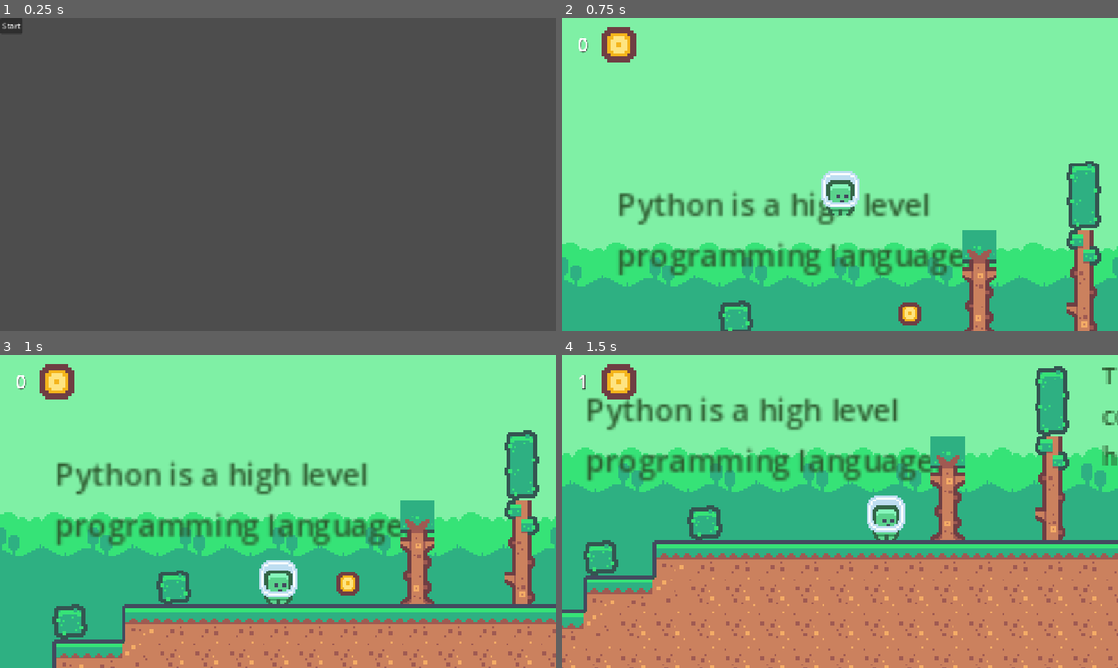
Above: before the commit, frames 1-4 (two rows, left to right).
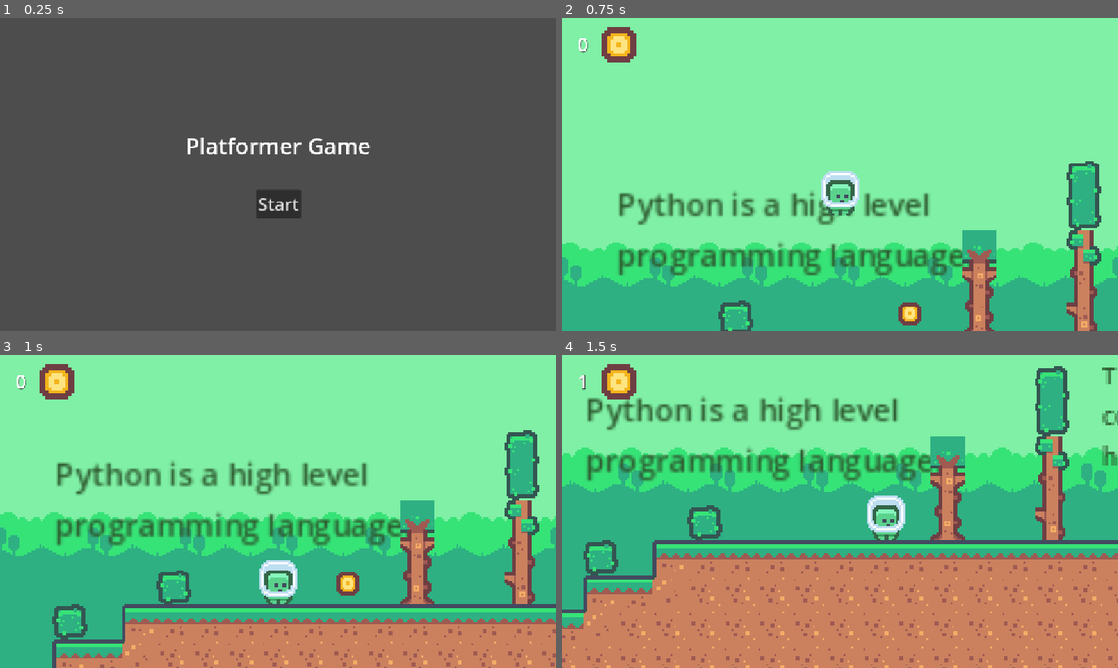
Above: after the commit, the same moments.

Repository: MAL-11DGT-2025/92005-sprint-1-Dekoder-py-school
Game: Godot game, scene res://scenes/start_menu.tscn
Two runs of this game, one before a commit and one after it. Both use one fixed random seed, a clock stepped at 60 frames per second and the inputs below. Sound files missing from this copy of the repository are replaced by a short silence.
Inputs:
- Up to frame 1 (0.25 s): no input
- Up to frame 2 (0.75 s): click "Start" at 0.5 s
- Up to frame 3 (1 s): no input
- Up to frame 4 (1.5 s): hold D (right) from 1.28 s (still down)

The runs differ from the first frame. In frame 1, 1.5% of the frame differs, in the area x 0-67%, y 0-64%; in frame 2, less than 0.1%; in frame 3, less than 0.1%; in frame 4, nothing differs.

Commit message:
create a menu title and center all elements

Diff:
--- a/scenes/start_menu.tscn
+++ b/scenes/start_menu.tscn
@@ -1,17 +1,27 @@
-[gd_scene load_steps=2 format=3 uid="uid://c2vi73t1t3vxr"]
+[gd_scene load_steps=3 format=3 uid="uid://c2vi73t1t3vxr"]
 
+[ext_resource type="Script" uid="uid://twsm62356reh" path="res://scripts/start_menu.gd" id="1_m7x51"]
 [ext_resource type="Script" uid="uid://drvs6yq7mquqt" path="res://scripts/start_button.gd" id="1_ouf4f"]
 
 [node name="StartMenu" type="Node2D"]
+script = ExtResource("1_m7x51")
 
-[node name="VBoxContainer" type="VBoxContainer" parent="."]
-offset_right = 40.0
-offset_bottom = 40.0
+[node name="GameTitle" type="Label" parent="."]
+offset_left = 349.0
+offset_top = 231.0
+offset_right = 733.0
+offset_bottom = 295.0
+theme_override_font_sizes/font_size = 46
+text = "Platformer Game"
 
-[node name="StartButton" type="Button" parent="VBoxContainer"]
+[node name="StartButton" type="Button" parent="."]
 texture_filter = 2
-layout_mode = 2
+offset_right = 93.0
+offset_bottom = 58.0
+size_flags_horizontal = 4
+size_flags_vertical = 4
+theme_override_font_sizes/font_size = 36
 text = "Start"
 script = ExtResource("1_ouf4f")
 
-[connection signal="pressed" from="VBoxContainer/StartButton" to="VBoxContainer/StartButton" method="_on_pressed"]
+[connection signal="pressed" from="StartButton" to="StartButton" method="_on_pressed"]
--- /dev/null
+++ b/scripts/start_menu.gd
@@ -0,0 +1,16 @@
+extends Node2D
+
+
+@onready var start_button: Button = $StartButton
+@onready var game_title: Label = $GameTitle
+
+func get_center(node) -> Vector2:
+	return  (get_viewport_rect().size - node.size) / 2
+
+func _ready() -> void:
+	# center start menu items
+	start_button.position = get_center(start_button)
+	game_title.position = get_center(game_title)
+	# move them into the correct y-axis position
+	start_button.position.y += 60
+	game_title.position.y -= 60
Not shown, added: scripts/start_menu.gd.uid
